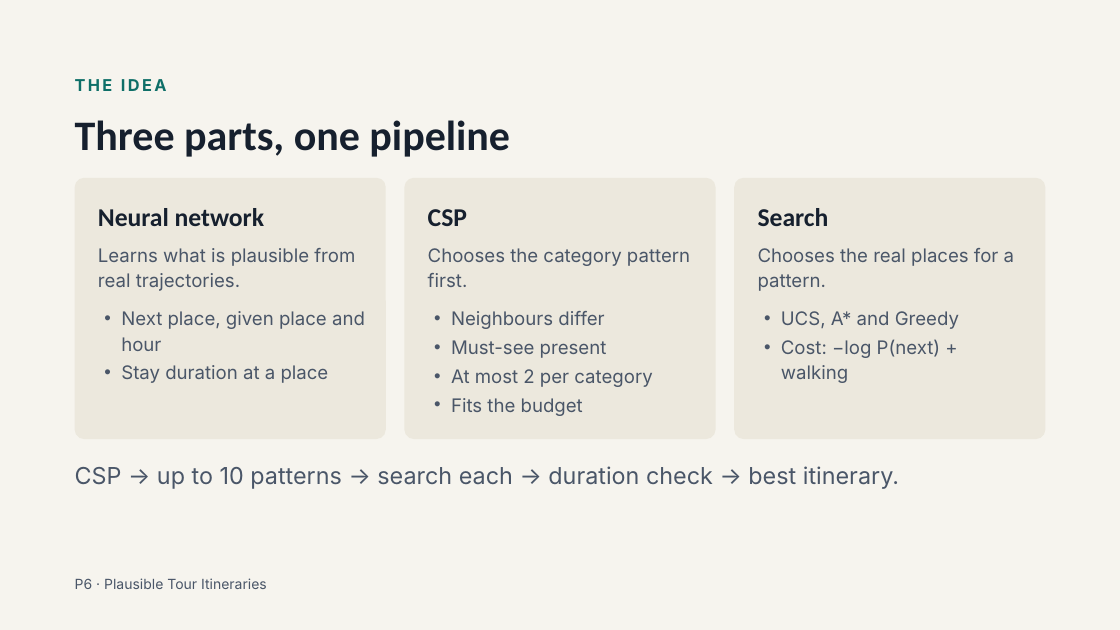
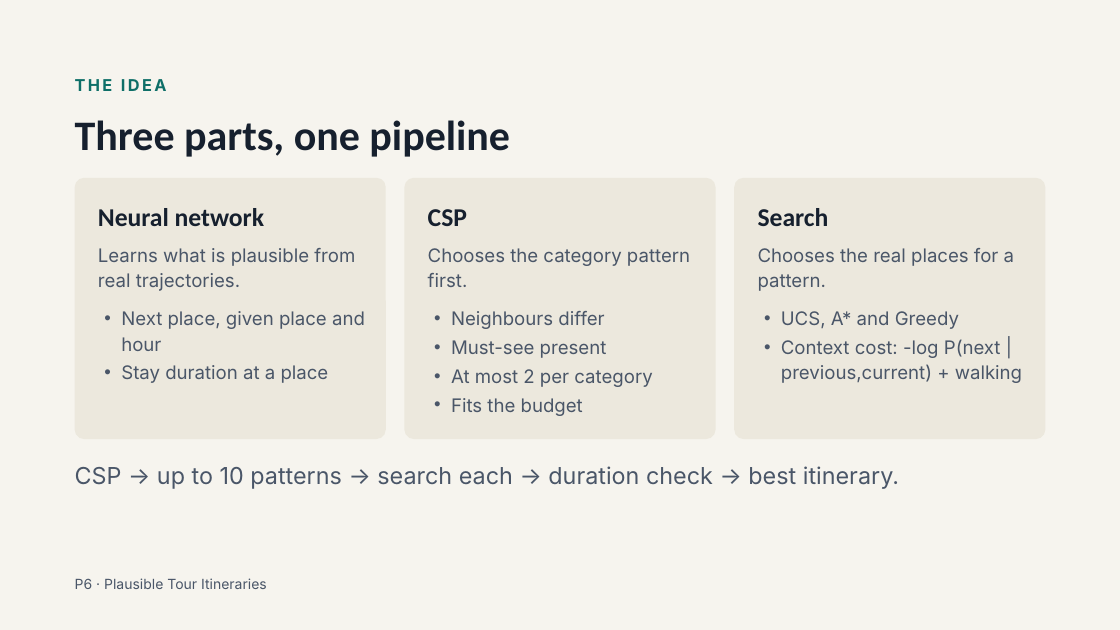
Before and after one commit to salmashamss21/Neuro_Symbolic_Tour_Planner, a slide deck: slide 3 of docs/P6 Plausible Tour Itineraries.pptx. Drawn at 1120x630 pixels with LibreOffice and Linux fonts; fonts in the diff are those of the drawing. Boxes give left, top, right and bottom in pixels: in the first picture for what was removed or moved away, otherwise in the second. Text is boxed around its words. In the diff, an @@ line names an element or a change of style, - is before the commit and + after.

```diff
--- a/docs/P6 Plausible Tour Itineraries.pptx
+++ b/docs/P6 Plausible Tour Itineraries.pptx
@@ text at [781,339,1022,383]: text changed @@
-• Cost: −log P(next) + walking
+• Context cost: -log P(next | previous,current) + walking
```
Also in this commit, not shown: 4 other slides changed, 25 other files.
